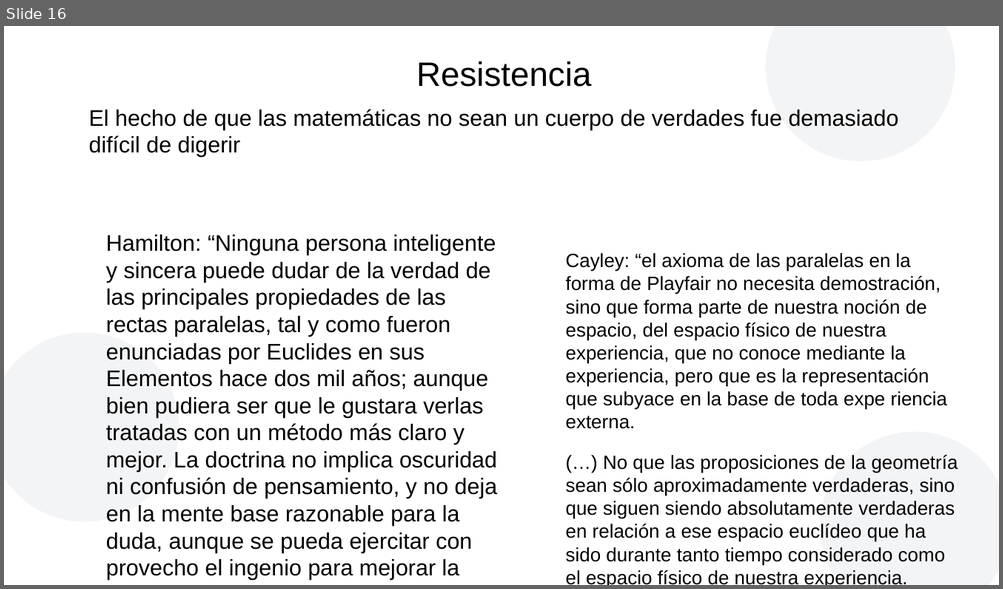
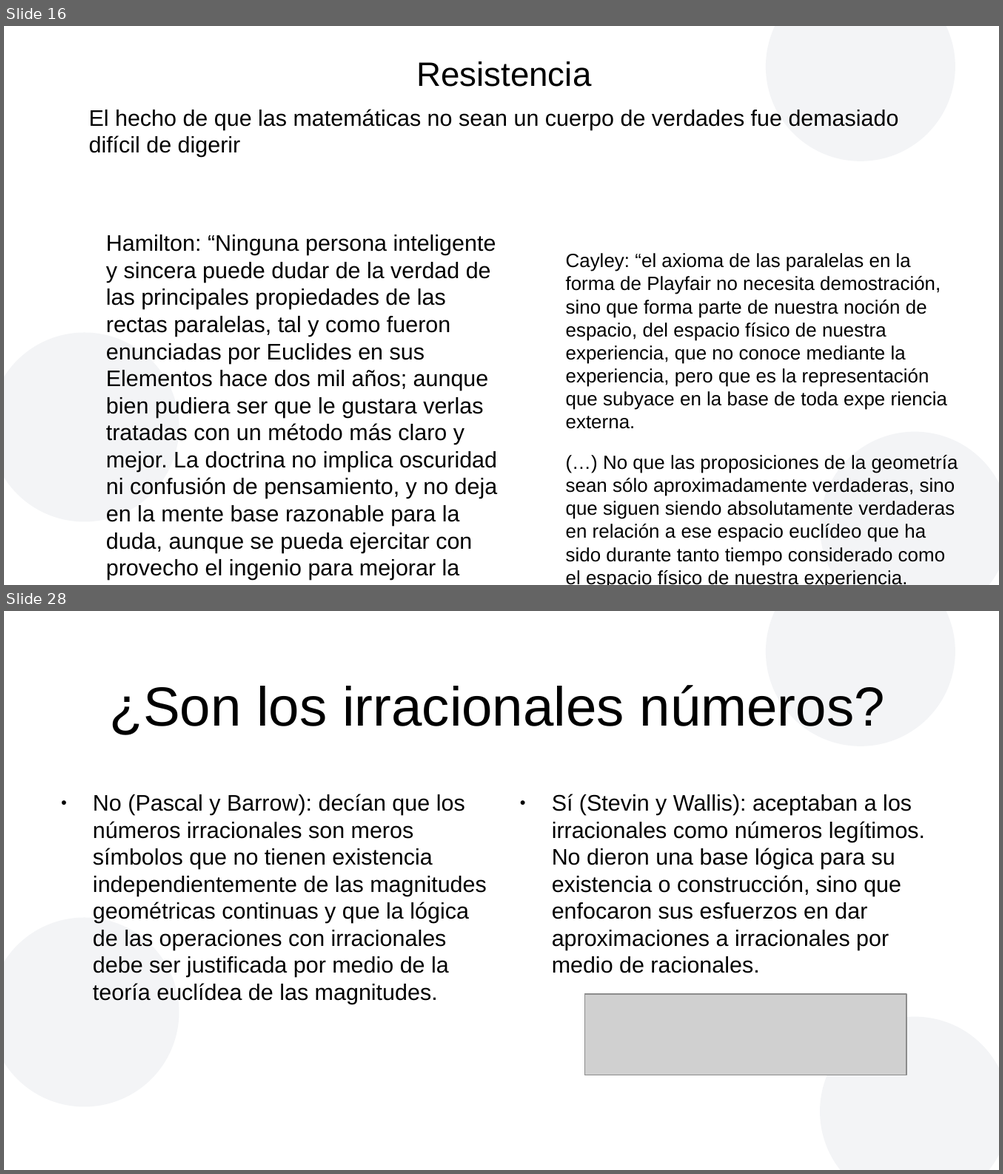
Before and after one commit to AmelieBernes/MonteCarlo_Casella, a slide deck: presentacionKlein.odp. Shown one above the other, each under a label of ours: slide 16 before the commit, slides 16 and 28 after it; the slides between them are not shown. The pictures are 1003x589 and 1003x1174 pixels, drawn with LibreOffice and Linux fonts; fonts in the diff are those of the drawing; grey boxes stand for pictures; background and template pictures are left out. Boxes give left, top, right and bottom in pixels: in the first picture for what was removed or moved away, otherwise in the second. Text is boxed around its words. In the diff, an @@ line names an element or a change of style, - is before the commit and + after.

```diff
--- a/presentacionKlein.odp
+++ b/presentacionKlein.odp
@@ slide 28 added at (x1=4, y1=611, x2=999, y2=1170), background #FFFFFF; not listed: 3 template elements that a slide beside it also shows @@
@@ title added at (x1=110, y1=685, x2=885, y2=735), 44 pt, text #000000 @@
+¿Son los irracionales números?
@@ text added at (x1=93, y1=794, x2=486, y2=1005), 18 pt, text #000000 @@
+● No (Pascal y Barrow): decían que los números irracionales son meros símbolos que no tienen existencia independientemente de las magnitudes geométricas continuas y que la lógica de las operaciones con irracionales debe ser justificada por medio de la teoría euclídea de las magnitudes.
@@ text added at (x1=552, y1=794, x2=925, y2=974), 18 pt, text #000000 @@
+● Sí (Stevin y Wallis): aceptaban a los irracionales como números legítimos. No dieron una base lógica para su existencia o construcción, sino que enfocaron sus esfuerzos en dar aproximaciones a irracionales por medio de racionales.
@@ picture added at (x1=585, y1=994, x2=907, y2=1076) @@
```
Also in this commit, not shown: 25 other slides added, 2 other files.
